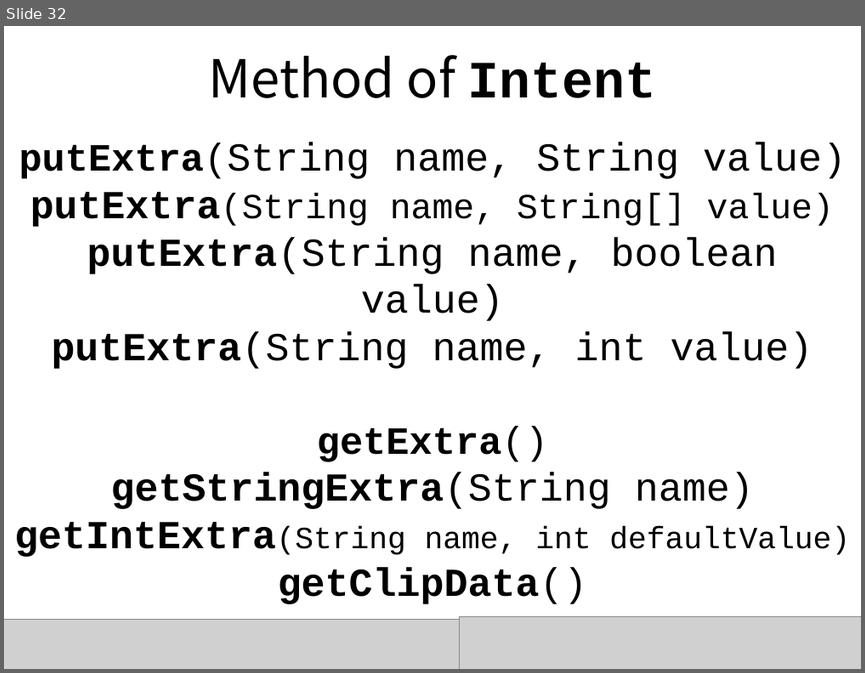
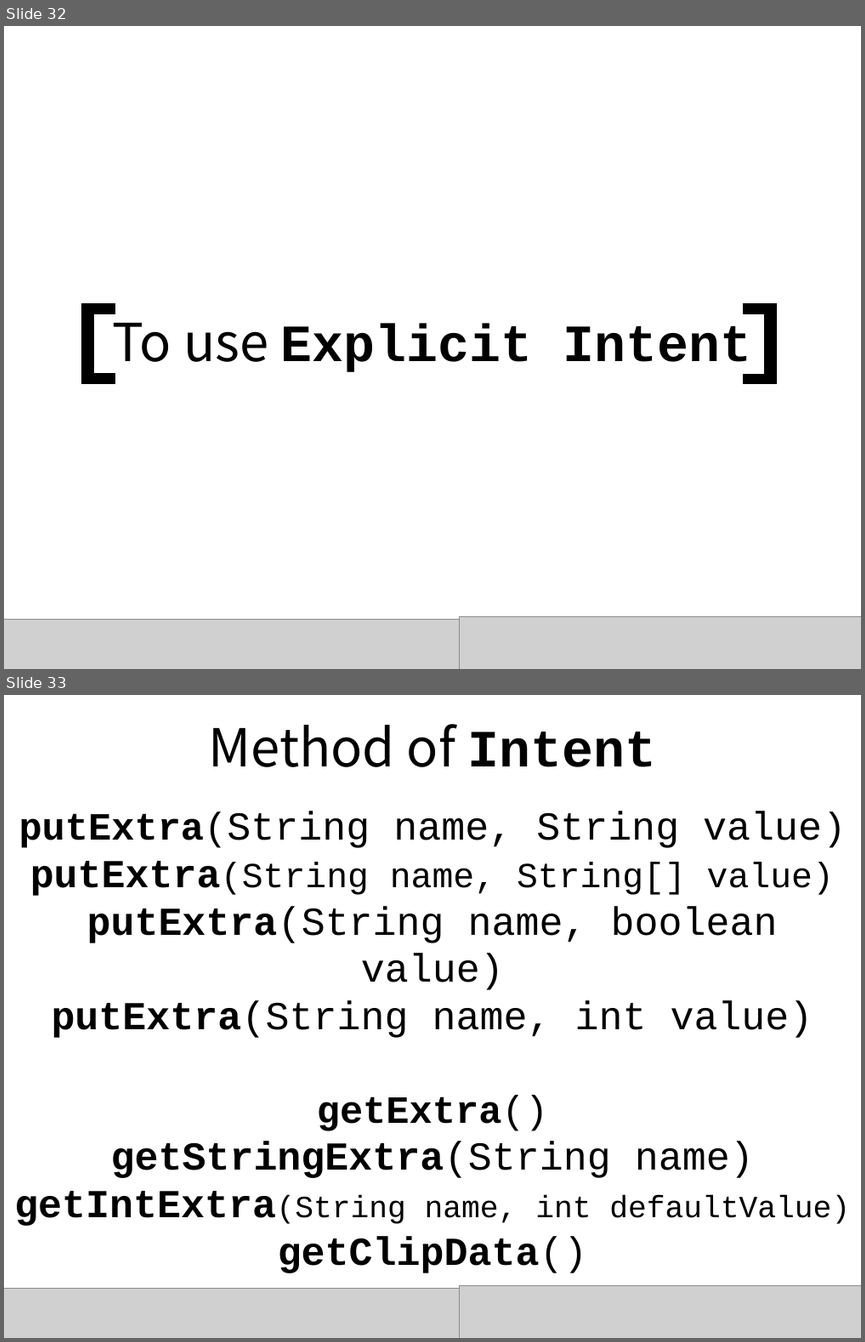
Before and after one commit to daehwa/world-friends-Uzbekistan-android, a slide deck: day6/Facebook Splash.pptx. Shown one above the other, each under a label of ours: slide 32 before the commit, slides 32 and 33 after it. The pictures are 865x673 and 865x1342 pixels, drawn with LibreOffice and Linux fonts; fonts in the diff are those of the drawing; grey boxes stand for pictures. Boxes give left, top, right and bottom in pixels: in the first picture for what was removed or moved away, otherwise in the second. Text is boxed around its words. In the diff, an @@ line names an element or a change of style, - is before the commit and + after.

```diff
--- a/day6/Facebook Splash.pptx
+++ b/day6/Facebook Splash.pptx
@@ slide 32 added at bbox=[4, 26, 861, 669], background #FFFFFF @@
@@ rectangle added at bbox=[82, 303, 115, 314], fill #000000 @@
@@ rectangle added at bbox=[82, 303, 95, 383], fill #000000 @@
@@ rectangle added at bbox=[743, 304, 776, 315], fill #000000 @@
@@ rectangle added at bbox=[764, 304, 777, 384], fill #000000 @@
@@ text added at bbox=[113, 307, 752, 375], 44 pt, text #000000, bold @@
+To use Explicit Intent
@@ rectangle added at bbox=[82, 373, 115, 384], fill #000000 @@
@@ rectangle added at bbox=[743, 373, 776, 384], fill #000000 @@
@@ picture added at bbox=[4, 619, 459, 669] @@
@@ picture added at bbox=[459, 617, 861, 669] @@
@@ what was slide 32 is now slide 33 @@
```
Also in this commit, not shown: 4 slides changed, 6 other slides added, 1 slide removed, 3 other files.
